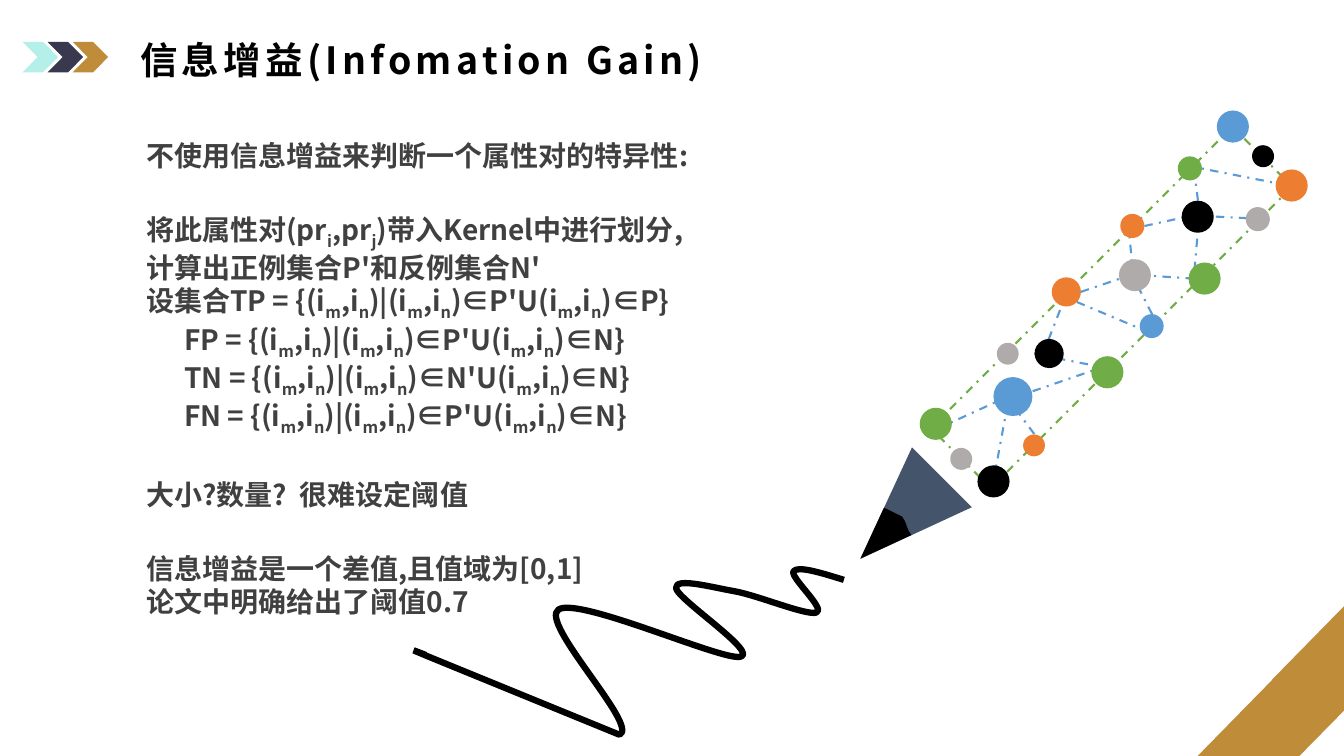
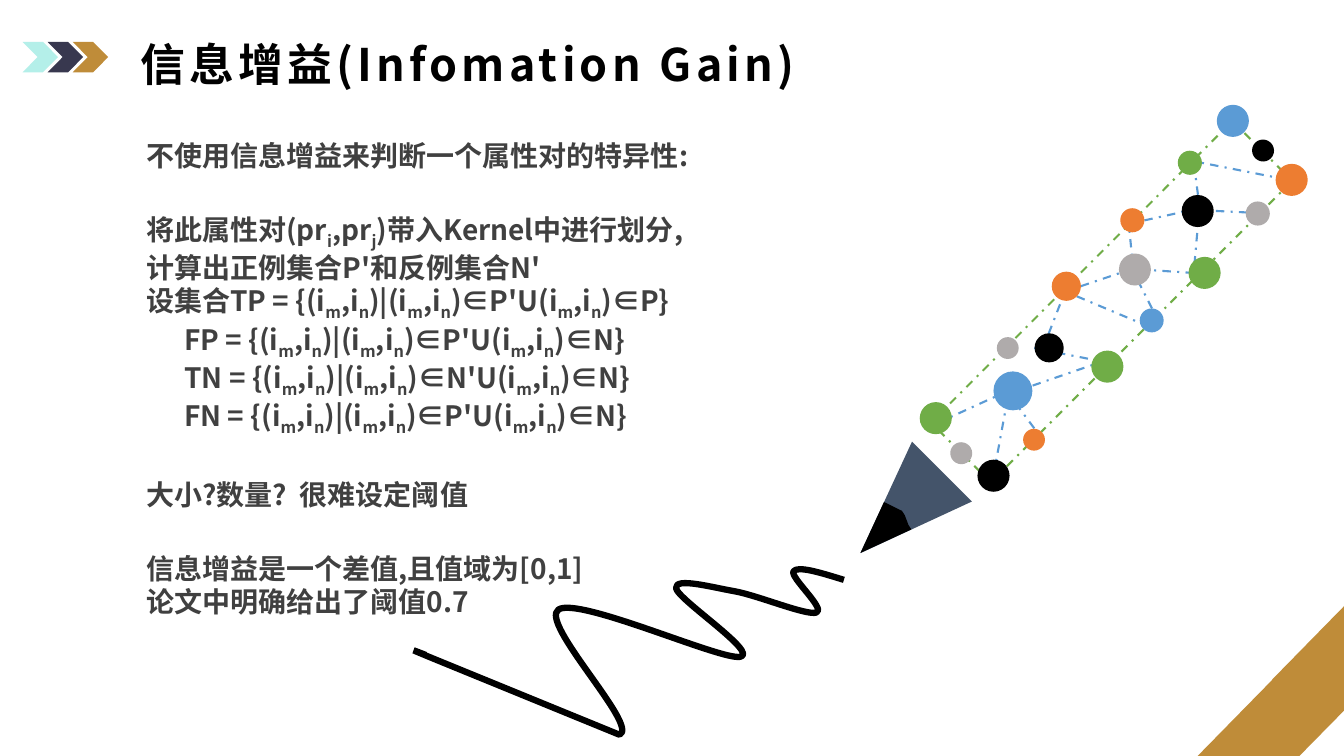
Before and after one commit to ciferlv/OAEI_IM, a slide deck: slide 15 of Luc.pptx (slide 16 before the commit). Drawn at 1344x756 pixels with LibreOffice and Linux fonts; fonts in the diff are those of the drawing; background and template pictures are left out. Boxes give left, top, right and bottom in pixels: in the first picture for what was removed or moved away, otherwise in the second. Text is boxed around its words. In the diff, an @@ line names an element or a change of style, - is before the commit and + after.

```diff
--- a/Luc.pptx
+++ b/Luc.pptx
@@ text "信息增益(Infomation Gain)" at (140, 42, 795, 90): size 26.9 to 32 pt @@
@@ 19 ellipses, 16 lines, 1 rectangle, 1 freeform shape, 1 triangle: place and size @@
-19 ellipses, 16 lines, 1 rectangle, 1 freeform shape, 1 triangle at (831, 104, 1315, 589)
+19 ellipses, 16 lines, 1 rectangle, 1 freeform shape, 1 triangle at (831, 98, 1315, 583)
```
Also in this commit, not shown: 9 other slides changed, 5 slides added, 3 slides removed, 5 other files.
